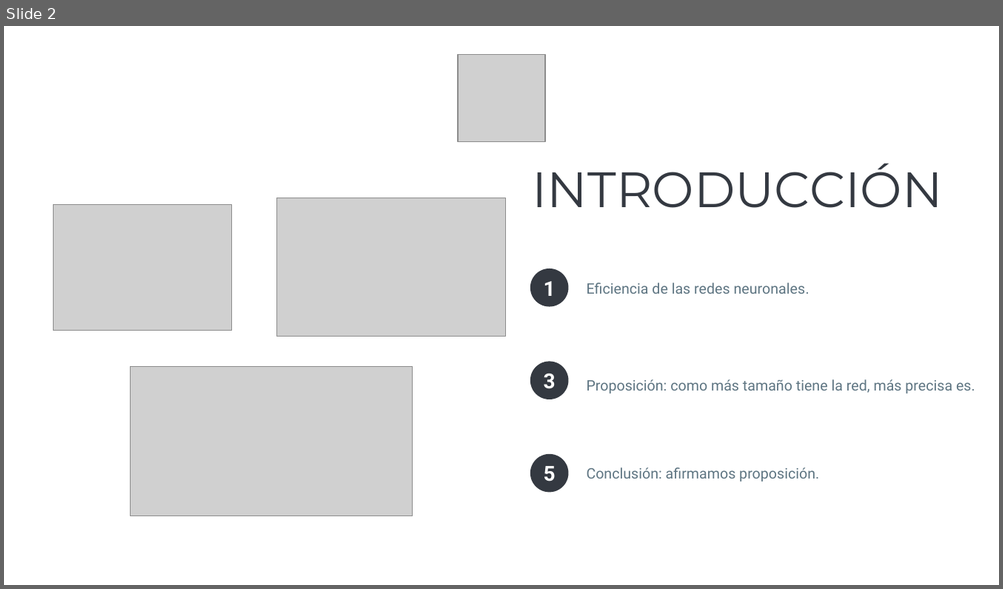
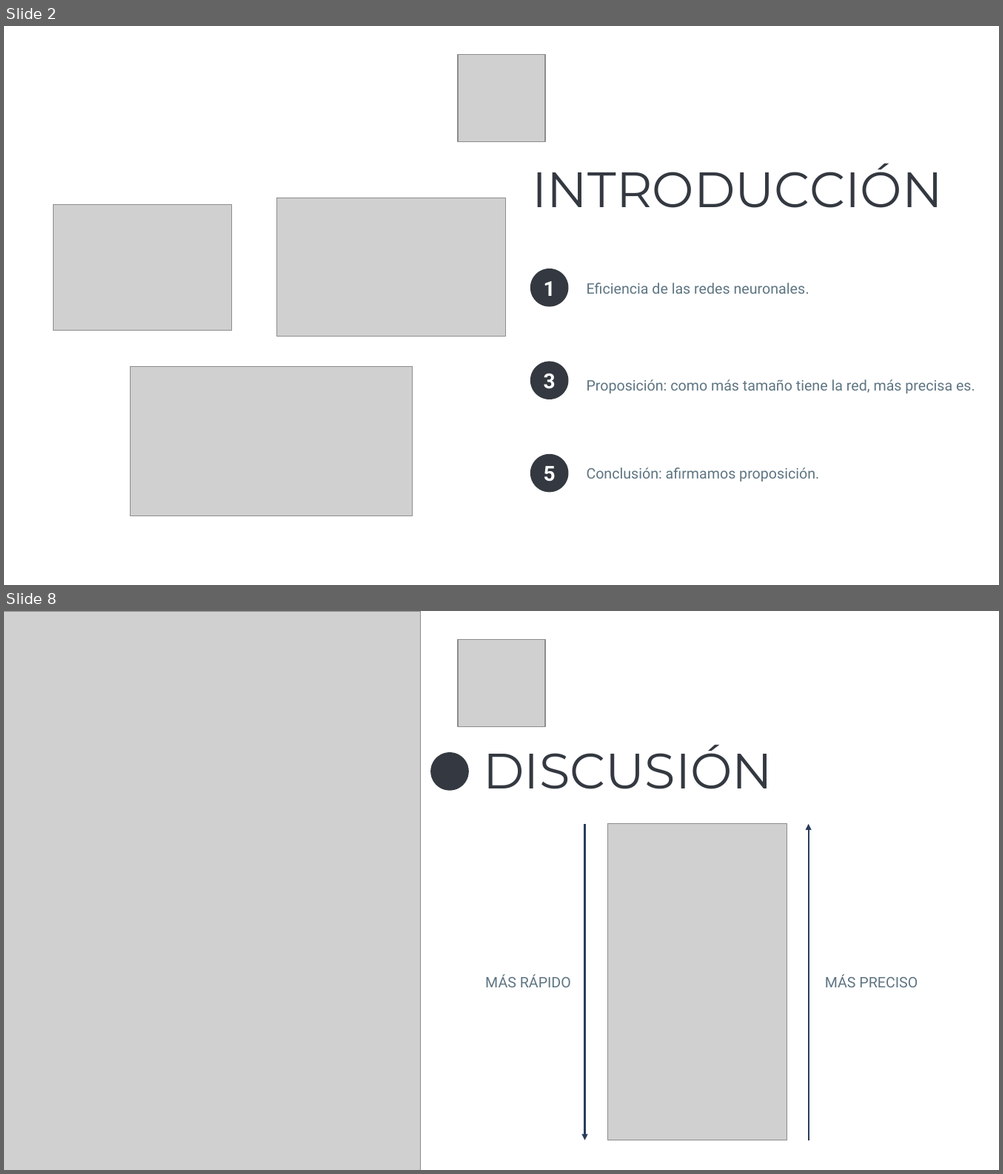
Before and after one commit to MrRobb/PE-B7, a slide deck: Presentación/Diapos.pptx. Shown one above the other, each under a label of ours: slide 2 before the commit, slides 2 and 8 after it; the slides between them are not shown. The pictures are 1003x589 and 1003x1174 pixels, drawn with LibreOffice and Linux fonts; fonts in the diff are those of the drawing; grey boxes stand for pictures. Boxes give left, top, right and bottom in pixels: in the first picture for what was removed or moved away, otherwise in the second. Text is boxed around its words. In the diff, an @@ line names an element or a change of style, - is before the commit and + after.

Commit message:
presentación

```diff
--- a/Presentación/Diapos.pptx
+++ b/Presentación/Diapos.pptx
@@ slide 8 added at box(4, 611, 999, 1170), background #FFFFFF @@
@@ picture added at box(4, 611, 421, 1170) @@
@@ picture added at box(458, 639, 545, 726) @@
@@ ellipse added at box(431, 753, 469, 791), fill #343941 @@
@@ text added at box(483, 744, 772, 789), 48 pt, text #343941 @@
+DISCUSIÓN
@@ arrow added from (584, 824) to (584, 1141), #293C5A 1.5 pt @@
@@ picture added at box(608, 824, 787, 1141) @@
@@ arrow added from (808, 1141) to (808, 824), #293C5A 1.5 pt @@
@@ text added at box(485, 974, 571, 988), 14 pt, text #5E7582 @@
+MÁS RÁPIDO
@@ text added at box(825, 974, 917, 988), 14 pt, text #5E7582 @@
+MÁS PRECISO
```
Also in this commit, not shown: 2 slides changed, 4 other files.
